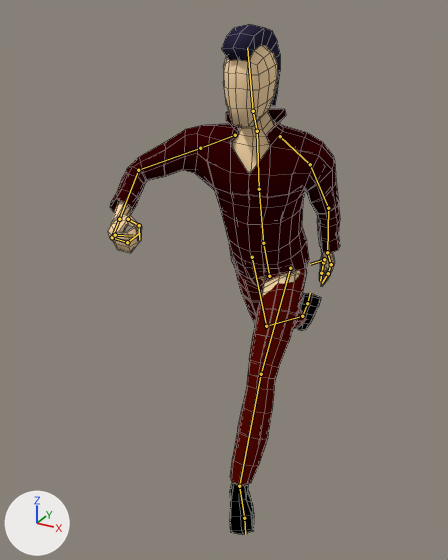
One commit to the Blender file ArrowGame/Assets/Prefab/Characters/Enemy.blend: the scene before it, then after it.
Both versions are drawn from a 50 mm camera at (0.927, -2.063, 1.753) aimed at (-0.16, -0.085, 0.764). Every picture has the same lights, and +X, +Y and +Z are marked at lower left. Both versions are drawn at frame 17 of the action 'Run'; the numbers are the values there. The bones that bend it are drawn over the model as lines. Mesh edges are drawn as thin lines.

In view in the first picture: 'Body', 'Hair', 'Pants', 'Shirt', 'Shoes'.
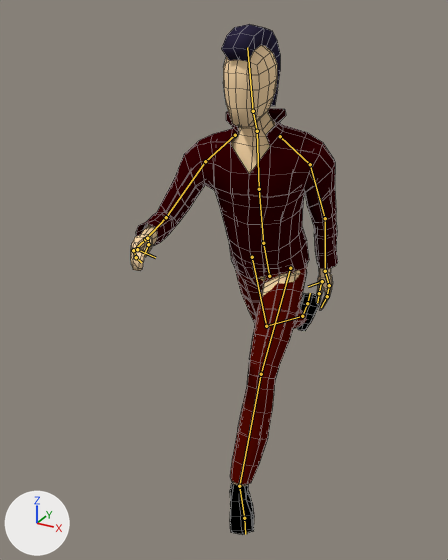
What differs and where, as boxes [x1, y1, x2, y2] in the pictures (448 x 560 px):
'Shirt', posed (12% narrower): before [110, 109, 340, 279]; after [136, 109, 338, 279]
'Body', posed (11% narrower): before [108, 45, 335, 486]; after [131, 45, 333, 486]
bone 'Upper Arm.L', root to tip: before (310, 164) to (328, 208); after (310, 164) to (325, 218)
bone 'Lower Arm.L', root to tip: before (328, 208) to (327, 252); after (325, 218) to (325, 271)
bone 'Fingers01.L', root to tip: before (331, 264) to (328, 273); after (329, 285) to (327, 296)
bone 'Shoulder.R', root to tip: before (235, 135) to (200, 148); after (235, 135) to (205, 161)
bone 'Upper Arm.R', root to tip: before (200, 148) to (138, 170); after (205, 161) to (166, 217)
bone 'Lower Arm.R', root to tip: before (138, 170) to (119, 219); after (166, 217) to (145, 239)
bone 'Hand.R', root to tip: before (119, 219) to (112, 237); after (145, 239) to (133, 250)
bone 'Fingers01.R', root to tip: before (112, 237) to (127, 242); after (133, 250) to (136, 257)
bone 'Fingers02.R', root to tip: before (127, 242) to (139, 233); after (136, 257) to (141, 262)
bone 'Thumb01.R', root to tip: before (128, 219) to (139, 225); after (147, 238) to (148, 244)
bone 'Thumb02.R', root to tip: before (139, 225) to (139, 240); after (148, 244) to (144, 254)

What the commit changed:
Bone 'Upper Arm.L' (bone_upper_arm_l) turns from (-12, 1, -12) to (0, 1, -13) degrees about its own x, y and z.
Bone 'Lower Arm.L' (bone_lower_arm_l) turns from (-12, 1, -7) to (-14, -1, -3) degrees about its own x, y and z.
Bone 'Fingers01.L' (bone_fingers01_l) turns from (2, 8, 24) to (3, 10, 28) degrees about its own x, y and z.
Bone 'Shoulder.R' (bone_shoulder_r) turns from (-4, 1, -22) to (15, 5, -3) degrees about its own x, y and z.
Bone 'Upper Arm.R' (bone_upper_arm_r) turns from (20, -7, -30) to (14, 16, -7) degrees about its own x, y and z.
Bone 'Lower Arm.R' (bone_lower_arm_r) turns from (57, 7, 20) to (57, -4, 14) degrees about its own x, y and z.
Bone 'Hand.R' (bone_hand_r) turns from (13, 44, 18) to (1, 0, 3) degrees about its own x, y and z.
Bone 'Fingers01.R' (bone_fingers01_r) turns from (-21, 5, 29) to (0, -1, -13) degrees about its own x, y and z.
Bone 'Fingers02.R' (bone_fingers02_r) turns from (-19, 0, 74) to (0, 0, 0) degrees about its own x, y and z.
Bone 'Thumb01.R' (bone_thumb01_r) moves from (-0.027, -0.005, -0.011) to (0.0, 0.0, 0.0).
Bone 'Thumb01.R' (bone_thumb01_r) turns from (-22, -10, 36) to (-15, 5, -4) degrees about its own x, y and z.
Bone 'Thumb02.R' (bone_thumb02_r) turns from (-60, 11, -38) to (-1, -1, -20) degrees about its own x, y and z.
